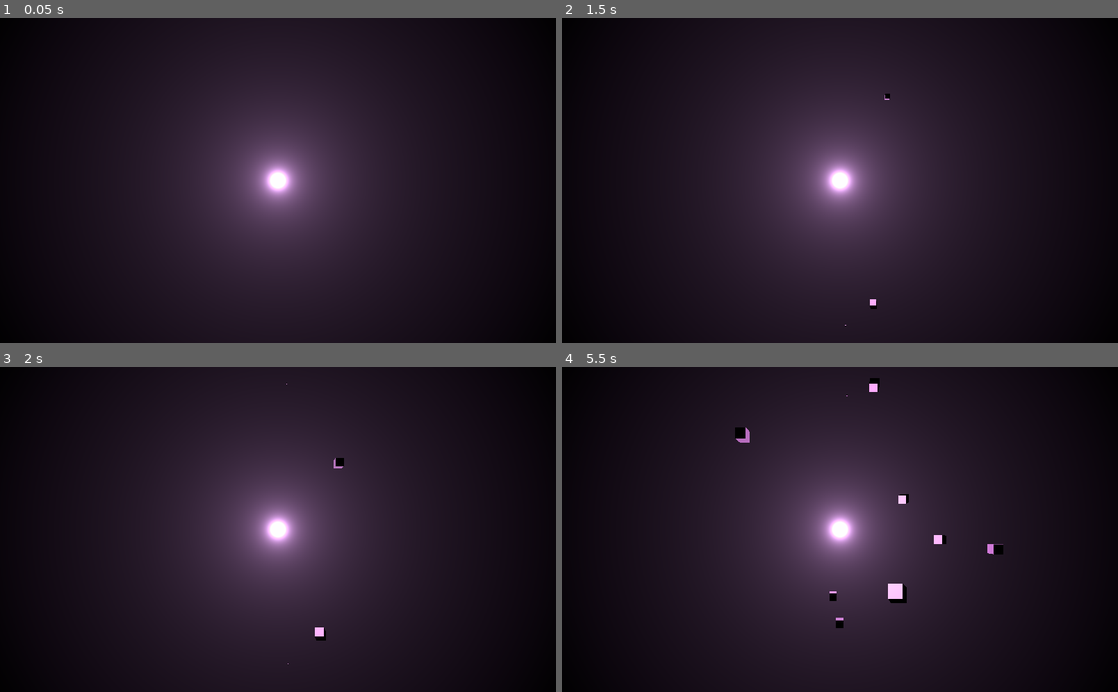
Above: before the commit, frames 1-4 (two rows, left to right).
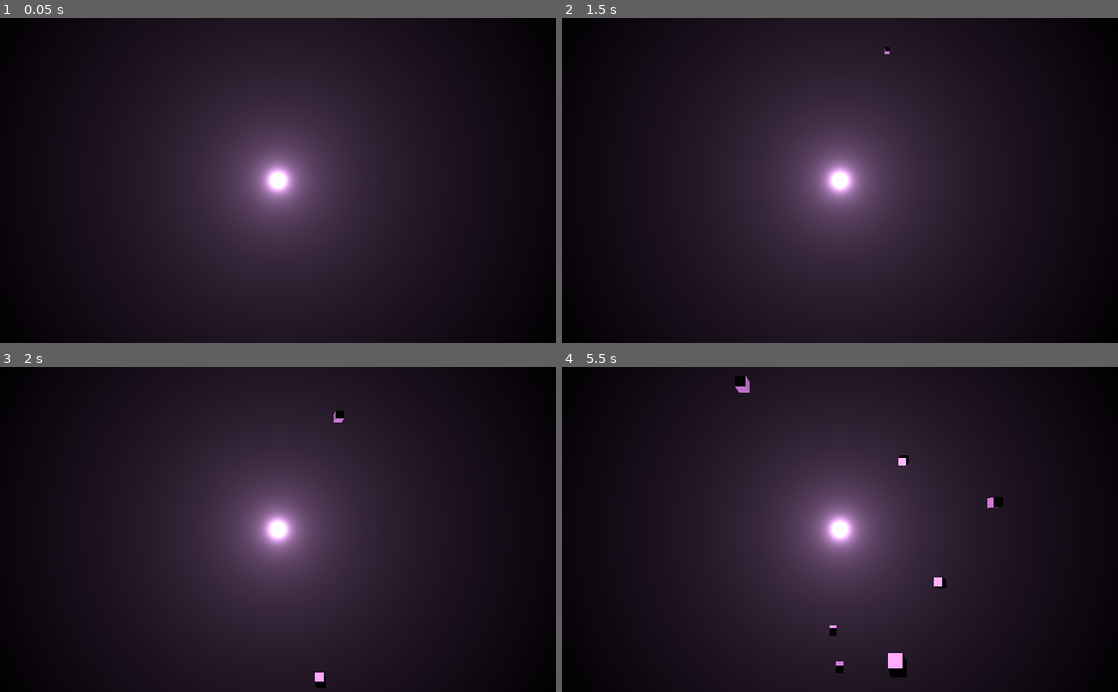
Above: after the commit, the same moments.

Repository: AOBUT-Game-Studios/Lobster-13.2
Game: Godot game, scene res://Scenes/Intro/Intro.tscn
The game is run twice, just before and just after one commit, with the same random seed, the same clock (stepped at 60 frames per second) and the same inputs. Before the commit the project starts from res://Scenes/Levels/Intro/Intro.tscn.
Inputs:
- Up to frame 1 (0.05 s): no input
- Up to frame 2 (1.5 s): tap Enter at 0.5 s
- Up to frame 3 (2 s): no input
- Up to frame 4 (5.5 s): no input

Frame 1 is identical in both runs. In frame 2, less than 0.1% of the frame differs, in the area x 50-59%, y 8-95%; in frame 3, 0.3%; in frame 4, 1.3%, in the area x 31-80%, y 2-96%.

Commit message:
Added new fonts and music assets, slightly tweaked intro scene

Diff:
--- a/Scenes/Levels/Intro/Intro.tscn
+++ b/Scenes/Intro/Intro.tscn
@@ -1,6 +1,6 @@
 [gd_scene load_steps=13 format=2]
 
-[ext_resource path="res://Scenes/Levels/Intro/Intro.gd" type="Script" id=1]
+[ext_resource path="res://Scenes/Intro/Intro.gd" type="Script" id=1]
 
 [sub_resource type="Gradient" id=1]
 offsets = PoolRealArray( 0, 0.0490798, 0.98773, 1 )
@@ -79,13 +79,13 @@
 [node name="Part" type="Spatial" parent="."]
 
 [node name="Particles" type="Particles" parent="Part"]
-transform = Transform( 1, 0, 0, 0, 1, 0, 0, 0, 1, 0, -7, -10 )
+transform = Transform( 1, 0, 0, 0, 1, 0, 0, 0, 1, 0, -9, -10 )
 lifetime = 10.0
 process_material = SubResource( 7 )
 draw_pass_1 = SubResource( 8 )
 
 [node name="Particles2" type="Particles" parent="Part"]
-transform = Transform( -1, 8.74228e-08, 0, -8.74228e-08, -1, 0, 0, 0, 1, 0, 7, -10 )
+transform = Transform( -1, 8.74228e-08, 0, -8.74228e-08, -1, 0, 0, 0, 1, 0, 9, -10 )
 lifetime = 10.0
 process_material = SubResource( 7 )
 draw_pass_1 = SubResource( 8 )
--- /dev/null
+++ b/Scenes/Intro/IntroKeyboard.tscn
@@ -0,0 +1,429 @@
+[gd_scene load_steps=7 format=2]
+
+[sub_resource type="DynamicFontData" id=4]
+font_path = "res://Assets/Fonts/Spline_Sans_Mono/SplineSansMono-VariableFont_wght.ttf"
+
+[sub_resource type="DynamicFont" id=5]
+size = 72
+outline_size = 2
+font_data = SubResource( 4 )
+
+[sub_resource type="Theme" id=6]
+default_font = SubResource( 5 )
+
+[sub_resource type="DynamicFontData" id=1]
+font_path = "res://Assets/Fonts/Spline_Sans_Mono/SplineSansMono-VariableFont_wght.ttf"
+
+[sub_resource type="DynamicFont" id=2]
+size = 41
+outline_size = 1
+font_data = SubResource( 1 )
+
+[sub_resource type="Theme" id=3]
+default_font = SubResource( 2 )
+
+[node name="IntroKeyboard" type="Spatial"]
+
+[node name="TextureRect" type="TextureRect" parent="."]
+margin_right = 40.0
+margin_bottom = 40.0
+expand = true
+
+[node name="VBoxContainer" type="VBoxContainer" parent="TextureRect"]
+margin_right = 736.0
+margin_bottom = 348.0
+
+[node name="Label" type="Label" parent="TextureRect/VBoxContainer"]
+margin_right = 736.0
+margin_bottom = 88.0
+theme = SubResource( 6 )
+text = "Input Name"
+align = 1
+
+[node name="ColorRect" type="ColorRect" parent="TextureRect/VBoxContainer"]
+margin_top = 92.0
+margin_right = 736.0
+margin_bottom = 92.0
+
+[node name="GridContainer" type="GridContainer" parent="TextureRect/VBoxContainer"]
+margin_top = 96.0
+margin_right = 736.0
+margin_bottom = 348.0
+theme = SubResource( 3 )
+custom_constants/hseparation = 30
+columns = 13
+
+[node name="A" type="Label" parent="TextureRect/VBoxContainer/GridContainer"]
+margin_right = 29.0
+margin_bottom = 60.0
+text = "A"
+
+[node name="B" type="Label" parent="TextureRect/VBoxContainer/GridContainer"]
+margin_left = 59.0
+margin_right = 89.0
+margin_bottom = 60.0
+text = "B"
+
+[node name="C" type="Label" parent="TextureRect/VBoxContainer/GridContainer"]
+margin_left = 119.0
+margin_right = 143.0
+margin_bottom = 60.0
+text = "C"
+
+[node name="D" type="Label" parent="TextureRect/VBoxContainer/GridContainer"]
+margin_left = 173.0
+margin_right = 204.0
+margin_bottom = 60.0
+text = "D"
+
+[node name="E" type="Label" parent="TextureRect/VBoxContainer/GridContainer"]
+margin_left = 234.0
+margin_right = 257.0
+margin_bottom = 60.0
+text = "E"
+
+[node name="F" type="Label" parent="TextureRect/VBoxContainer/GridContainer"]
+margin_left = 287.0
+margin_right = 309.0
+margin_bottom = 60.0
+text = "F"
+
+[node name="G" type="Label" parent="TextureRect/VBoxContainer/GridContainer"]
+margin_left = 339.0
+margin_right = 367.0
+margin_bottom = 60.0
+text = "G"
+
+[node name="H" type="Label" parent="TextureRect/VBoxContainer/GridContainer"]
+margin_left = 397.0
+margin_right = 426.0
+margin_bottom = 60.0
+text = "H"
+
+[node name="I" type="Label" parent="TextureRect/VBoxContainer/GridContainer"]
+margin_left = 456.0
+margin_right = 482.0
+margin_bottom = 60.0
+text = "I"
+align = 1
+
+[node name="J" type="Label" parent="TextureRect/VBoxContainer/GridContainer"]
+margin_left = 512.0
+margin_right = 554.0
+margin_bottom = 60.0
+text = "J"
+align = 1
+
+[node name="K" type="Label" parent="TextureRect/VBoxContainer/GridContainer"]
+margin_left = 584.0
+margin_right = 612.0
+margin_bottom = 60.0
+text = "K"
+
+[node name="L" type="Label" parent="TextureRect/VBoxContainer/GridContainer"]
+margin_left = 642.0
+margin_right = 667.0
+margin_bottom = 60.0
+text = "L"
+align = 1
+
+[node name="M" type="Label" parent="TextureRect/VBoxContainer/GridContainer"]
+margin_left = 697.0
+margin_right = 736.0
+margin_bottom = 60.0
+text = "M"
+
+[node name="N" type="Label" parent="TextureRect/VBoxContainer/GridContainer"]
+margin_top = 64.0
+margin_right = 29.0
+margin_bottom = 124.0
+text = "N"
+
+[node name="O" type="Label" parent="TextureRect/VBoxContainer/GridContainer"]
+margin_left = 59.0
+margin_top = 64.0
+margin_right = 89.0
+margin_bottom = 124.0
+text = "O"
+
+[node name="P" type="Label" parent="TextureRect/VBoxContainer/GridContainer"]
+margin_left = 119.0
+margin_top = 64.0
+margin_right = 143.0
+margin_bottom = 124.0
+text = "P"
+
+[node name="Q" type="Label" parent="TextureRect/VBoxContainer/GridContainer"]
+margin_left = 173.0
+margin_top = 64.0
+margin_right = 204.0
+margin_bottom = 124.0
+text = "Q"
+
+[node name="R" type="Label" parent="TextureRect/VBoxContainer/GridContainer"]
+margin_left = 234.0
+margin_top = 64.0
+margin_right = 257.0
+margin_bottom = 124.0
+text = "R"
+
+[node name="S" type="Label" parent="TextureRect/VBoxContainer/GridContainer"]
+margin_left = 287.0
+margin_top = 64.0
+margin_right = 309.0
+margin_bottom = 124.0
+text = "S"
+
+[node name="T" type="Label" parent="TextureRect/VBoxContainer/GridContainer"]
+margin_left = 339.0
+margin_top = 64.0
+margin_right = 367.0
+margin_bottom = 124.0
+text = "T"
+
+[node name="U" type="Label" parent="TextureRect/VBoxContainer/GridContainer"]
+margin_left = 397.0
+margin_top = 64.0
+margin_right = 426.0
+margin_bottom = 124.0
+text = "U"
+
+[node name="V" type="Label" parent="TextureRect/VBoxContainer/GridContainer"]
+margin_left = 456.0
+margin_top = 64.0
+margin_right = 482.0
+margin_bottom = 124.0
+text = "V"
+
+[node name="W" type="Label" parent="TextureRect/VBoxContainer/GridContainer"]
+margin_left = 512.0
+margin_top = 64.0
+margin_right = 554.0
+margin_bottom = 124.0
+text = "W"
+
+[node name="X" type="Label" parent="TextureRect/VBoxContainer/GridContainer"]
+margin_left = 584.0
+margin_top = 64.0
+margin_right = 612.0
+margin_bottom = 124.0
+text = "X"
+
+[node name="Y" type="Label" parent="TextureRect/VBoxContainer/GridContainer"]
+margin_left = 642.0
+margin_top = 64.0
+margin_right = 667.0
+margin_bottom = 124.0
+text = "Y"
+
+[node name="Z" type="Label" parent="TextureRect/VBoxContainer/GridContainer"]
+margin_left = 697.0
+margin_top = 64.0
+margin_right = 736.0
+margin_bottom = 124.0
+text = "Z"
+align = 1
+
+[node name="a" type="Label" parent="TextureRect/VBoxContainer/GridContainer"]
+margin_top = 128.0
+margin_right = 29.0
+margin_bottom = 188.0
+text = "a"
+align = 1
+
+[node name="b" type="Label" parent="TextureRect/VBoxContainer/GridContainer"]
+margin_left = 59.0
+margin_top = 128.0
+margin_right = 89.0
+margin_bottom = 188.0
+text = "b"
+align = 1
+
+[node name="c" type="Label" parent="TextureRect/VBoxContainer/GridContainer"]
+margin_left = 119.0
+margin_top = 128.0
+margin_right = 143.0
+margin_bottom = 188.0
+text = "c"
+align = 1
+
+[node name="d" type="Label" parent="TextureRect/VBoxContainer/GridContainer"]
+margin_left = 173.0
+margin_top = 128.0
+margin_right = 204.0
+margin_bottom = 188.0
+text = "d"
+align = 1
+
+[node name="e" type="Label" parent="TextureRect/VBoxContainer/GridContainer"]
+margin_left = 234.0
+margin_top = 128.0
+margin_right = 257.0
+margin_bottom = 188.0
+text = "e"
+align = 1
+
+[node name="f" type="Label" parent="TextureRect/VBoxContainer/GridContainer"]
+margin_left = 287.0
+margin_top = 128.0
+margin_right = 309.0
+margin_bottom = 188.0
+text = "f"
+align = 1
+
+[node name="g" type="Label" parent="TextureRect/VBoxContainer/GridContainer"]
+margin_left = 339.0
+margin_top = 128.0
+margin_right = 367.0
+margin_bottom = 188.0
+text = "g"
+align = 1
+
+[node name="h" type="Label" parent="TextureRect/VBoxContainer/GridContainer"]
+margin_left = 397.0
+margin_top = 128.0
+margin_right = 426.0
+margin_bottom = 188.0
+text = "h"
+align = 1
+
+[node name="i" type="Label" parent="TextureRect/VBoxContainer/GridContainer"]
+margin_left = 456.0
+margin_top = 128.0
+margin_right = 482.0
+margin_bottom = 188.0
+text = "i"
+align = 1
+
+[node name="j" type="Label" parent="TextureRect/VBoxContainer/GridContainer"]
+margin_left = 512.0
+margin_top = 128.0
+margin_right = 554.0
+margin_bottom = 188.0
+text = "j"
+align = 1
+
+[node name="k" type="Label" parent="TextureRect/VBoxContainer/GridContainer"]
+margin_left = 584.0
+margin_top = 128.0
+margin_right = 612.0
+margin_bottom = 188.0
+text = "k"
+align = 1
+
+[node name="l" type="Label" parent="TextureRect/VBoxContainer/GridContainer"]
+margin_left = 642.0
+margin_top = 128.0
+margin_right = 667.0
+margin_bottom = 188.0
+text = "l"
+align = 1
+
+[node name="m" type="Label" parent="TextureRect/VBoxContainer/GridContainer"]
+margin_left = 697.0
+margin_top = 128.0
+margin_right = 736.0
+margin_bottom = 188.0
+text = "m"
+
+[node name="n" type="Label" parent="TextureRect/VBoxContainer/GridContainer"]
+margin_top = 192.0
+margin_right = 29.0
+margin_bottom = 252.0
+text = "n"
+align = 1
+
+[node name="o" type="Label" parent="TextureRect/VBoxContainer/GridContainer"]
+margin_left = 59.0
+margin_top = 192.0
+margin_right = 89.0
+margin_bottom = 252.0
+text = "o"
+align = 1
+
+[node name="p" type="Label" parent="TextureRect/VBoxContainer/GridContainer"]
+margin_left = 119.0
+margin_top = 192.0
+margin_right = 143.0
+margin_bottom = 252.0
+text = "p"
+align = 1
+
+[node name="q" type="Label" parent="TextureRect/VBoxContainer/GridContainer"]
+margin_left = 173.0
+margin_top = 192.0
+margin_right = 204.0
+margin_bottom = 252.0
+text = "q"
+align = 1
+
+[node name="r" type="Label" parent="TextureRect/VBoxContainer/GridContainer"]
+margin_left = 234.0
+margin_top = 192.0
+margin_right = 257.0
+margin_bottom = 252.0
+text = "r"
+align = 1
+
+[node name="s" type="Label" parent="TextureRect/VBoxContainer/GridContainer"]
+margin_left = 287.0
+margin_top = 192.0
+margin_right = 309.0
+margin_bottom = 252.0
+text = "s"
+align = 1
+
+[node name="t" type="Label" parent="TextureRect/VBoxContainer/GridContainer"]
+margin_left = 339.0
+margin_top = 192.0
+margin_right = 367.0
+margin_bottom = 252.0
+text = "t"
+align = 1
+
+[node name="u" type="Label" parent="TextureRect/VBoxContainer/GridContainer"]
+margin_left = 397.0
+margin_top = 192.0
+margin_right = 426.0
+margin_bottom = 252.0
+text = "u"
+align = 1
+
+[node name="v" type="Label" parent="TextureRect/VBoxContainer/GridContainer"]
+margin_left = 456.0
+margin_top = 192.0
+margin_right = 482.0
+margin_bottom = 252.0
+text = "v"
+align = 1
+
+[node name="w" type="Label" parent="TextureRect/VBoxContainer/GridContainer"]
+margin_left = 512.0
+margin_top = 192.0
+margin_right = 554.0
+margin_bottom = 252.0
+text = "w"
+
+[node name="x" type="Label" parent="TextureRect/VBoxContainer/GridContainer"]
+margin_left = 584.0
+margin_top = 192.0
+margin_right = 612.0
+margin_bottom = 252.0
+text = "x"
+align = 1
+
+[node name="y" type="Label" parent="TextureRect/VBoxContainer/GridContainer"]
+margin_left = 642.0
+margin_top = 192.0
+margin_right = 667.0
+margin_bottom = 252.0
+text = "y"
+align = 1
+
+[node name="z" type="Label" parent="TextureRect/VBoxContainer/GridContainer"]
+margin_left = 697.0
+margin_top = 192.0
+margin_right = 736.0
+margin_bottom = 252.0
+text = "z"
+align = 1
--- a/project.godot
+++ b/project.godot
@@ -11,8 +11,8 @@
 [application]
 
 config/name="Lobster 13.2"
-run/main_scene="res://Scenes/Levels/Intro/Intro.tscn"
-config/icon="res://assets/icon.png"
+run/main_scene="res://Scenes/Intro/Intro.tscn"
+config/icon="res://Assets/icon.png"
 
 [physics]
 
Binary file added: Assets/Fonts/SecularOne-Regular.ttf
Not shown, added: Assets/Fonts/Spline_Sans_Mono/OFL.txt
Not shown, added: Assets/Fonts/Spline_Sans_Mono/README.txt
Binary file added: Assets/Fonts/Spline_Sans_Mono/SplineSansMono-Italic-VariableFont_wght.ttf
Binary file added: Assets/Fonts/Spline_Sans_Mono/static/SplineSansMono-Bold.ttf
Binary file added: Assets/Fonts/Spline_Sans_Mono/static/SplineSansMono-BoldItalic.ttf
Binary file added: Assets/Fonts/Spline_Sans_Mono/static/SplineSansMono-Italic.ttf
Binary file added: Assets/Fonts/Spline_Sans_Mono/static/SplineSansMono-LightItalic.ttf
Binary file added: Assets/Fonts/Spline_Sans_Mono/static/SplineSansMono-Medium.ttf
Binary file added: Assets/Fonts/Spline_Sans_Mono/static/SplineSansMono-MediumItalic.ttf
Binary file added: Assets/Fonts/Spline_Sans_Mono/static/SplineSansMono-Regular.ttf
Binary file added: Assets/Fonts/Spline_Sans_Mono/static/SplineSansMono-SemiBold.ttf
(and 16 more such lines)
